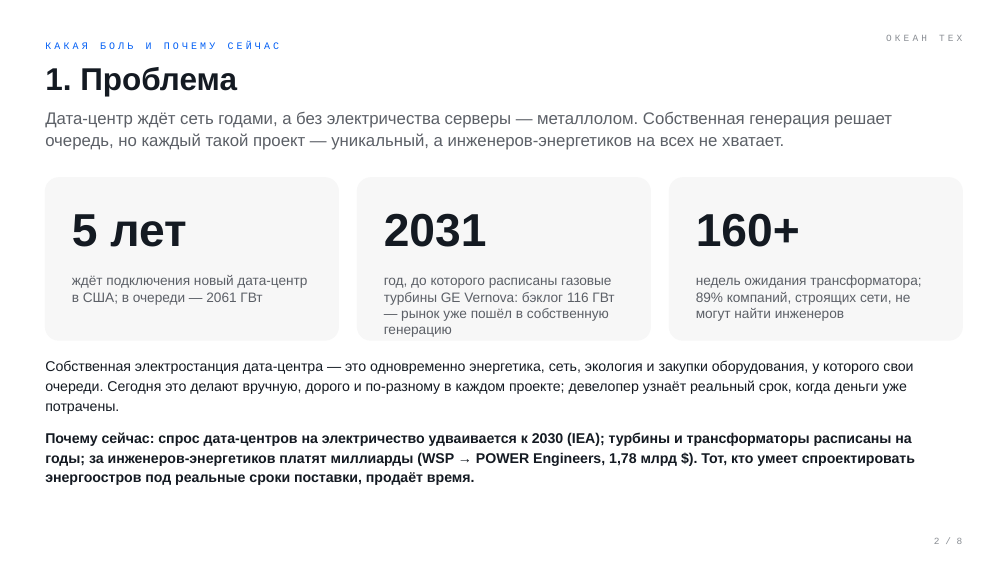
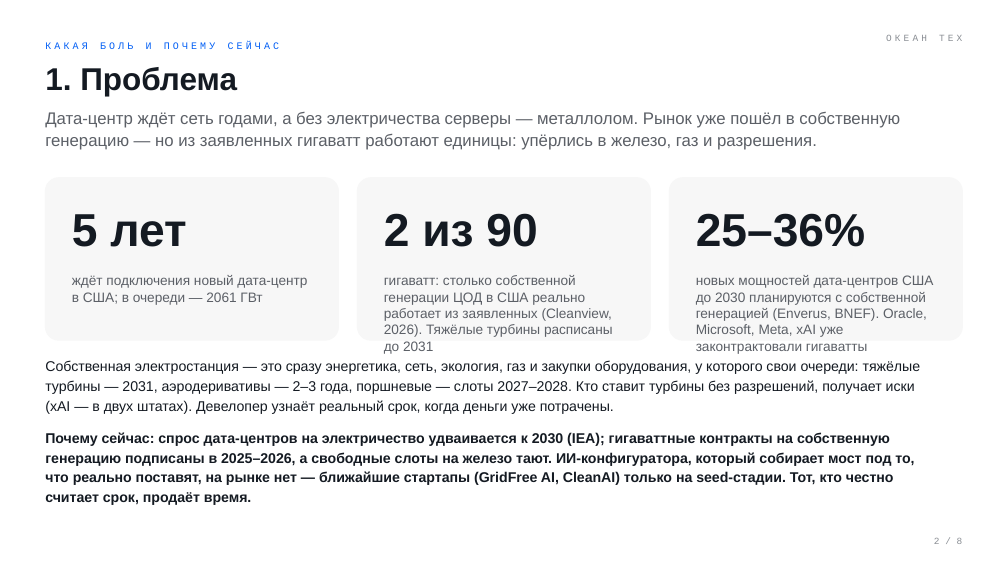
Before and after one commit to komoroshin/research, a slide deck: slide 2 of ai-case-library/research/ventures/grid-idea-island.pptx. Drawn at 1008x567 pixels with LibreOffice and Linux fonts; fonts in the diff are those of the drawing. Boxes give left, top, right and bottom in pixels: in the first picture for what was removed or moved away, otherwise in the second. Text is boxed around its words. In the diff, an @@ line names an element or a change of style, - is before the commit and + after.

```diff
--- a/ai-case-library/research/ventures/grid-idea-island.pptx
+++ b/ai-case-library/research/ventures/grid-idea-island.pptx
@@ text at <box>45,112,900,150</box>: text changed @@
-Дата-центр ждёт сеть годами, а без электричества серверы — металлолом. Собственная генерация решает очередь, но каждый такой проект — уникальный, а инженеров-энергетиков на всех не хватает.
+Дата-центр ждёт сеть годами, а без электричества серверы — металлолом. Рынок уже пошёл в собственную генерацию — но из заявленных гигаватт работают единицы: упёрлись в железо, газ и разрешения.
@@ text at <box>384,213,537,247</box>: text changed @@
-2031
+2 из 90
@@ text at <box>696,213,865,247</box>: text changed @@
-160+
+25–36%
@@ text at <box>384,275,613,354</box>: text changed @@
-год, до которого расписаны газовые турбины GE Vernova: бэклог 116 ГВт — рынок уже пошёл в собственную генерацию
+гигаватт: столько собственной генерации ЦОД в США реально работает из заявленных (Cleanview, 2026). Тяжёлые турбины расписаны до 2031
@@ text at <box>696,275,933,354</box>: text changed @@
-недель ожидания трансформатора; 89% компаний, строящих сети, не могут найти инженеров
+новых мощностей дата-центров США до 2030 планируются с собственной генерацией (Enverus, BNEF). Oracle, Microsoft, Meta, xAI уже законтрактовали гигаватты
@@ text at <box>45,360,921,414</box>: text changed @@
-Собственная электростанция дата-центра — это одновременно энергетика, сеть, экология и закупки оборудования, у которого свои очереди. Сегодня это делают вручную, дорого и по-разному в каждом проекте; девелопер узнаёт реальный срок, когда деньги уже потрачены.
+Собственная электростанция — это сразу энергетика, сеть, экология, газ и закупки оборудования, у которого свои очереди: тяжёлые турбины — 2031, аэродеривативы — 2–3 года, поршневые — слоты 2027–2028. Кто ставит турбины без разрешений, получает иски (xAI — в двух штатах). Девелопер узнаёт реальный срок, когда деньги уже потрачены.
@@ text at <box>45,432,914,505</box>: text changed @@
-Почему сейчас: спрос дата-центров на электричество удваивается к 2030 (IEA); турбины и трансформаторы расписаны на годы; за инженеров-энергетиков платят миллиарды (WSP → POWER Engineers, 1,78 млрд $). Тот, кто умеет спроектировать энергоостров под реальные сроки поставки, продаёт время.
+Почему сейчас: спрос дата-центров на электричество удваивается к 2030 (IEA); гигаваттные контракты на собственную генерацию подписаны в 2025–2026, а свободные слоты на железо тают. ИИ-конфигуратора, который собирает мост под то, что реально поставят, на рынке нет — ближайшие стартапы (GridFree AI, CleanAI) только на seed-стадии. Тот, кто честно считает срок, продаёт время.
```
Also in this commit, not shown: 7 other slides changed, 8 other files.
